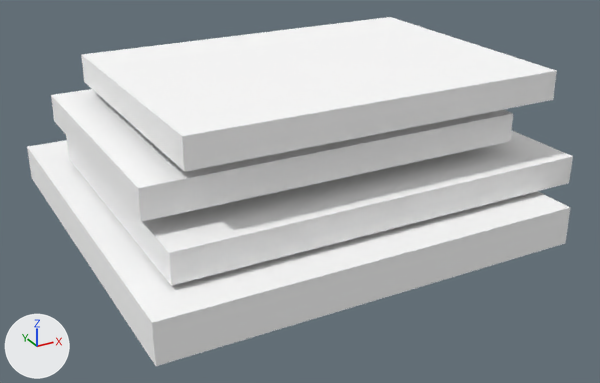
Before and after pictures for a commit that changed the OBJ model src/main/resources/assets/myvillage/models/equipment/forging/bench_helmet_0.obj.
Rendered twice from a 50 mm lens placed at (-0.102, -1.631, 0.585), pointed at (0.497, -0.541, 0.041). Lighting does not change. The marker at lower left points along +X, +Y and +Z. The first picture is the older version. Where no turn or scale is listed for an object, it has been applied to the vertices. Vertices at exactly the same position are counted once.

Names of what the first picture shows: 'bench_helmet_0'.
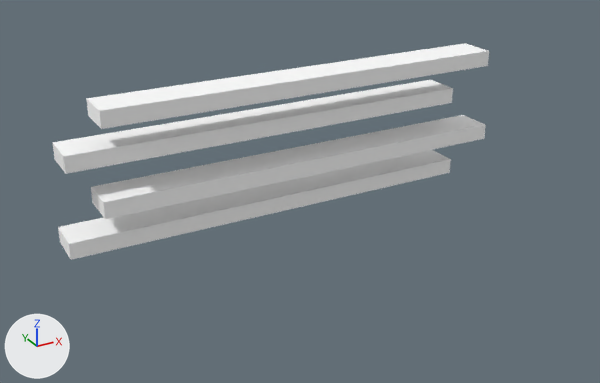
Changed parts and their boxes [x1, y1, x2, y2] in the pictures (600 x 383 px; the box of a moved part takes in the faces that stretch with it):
'bench_helmet_0', reshaped (20% narrower, 38% shorter)
    before: [27, 17, 573, 366]
    after: [52, 43, 489, 260]
part 1 of me_bench_helmet_0, moved or reshaped
    before: [66, 130, 573, 286]
    after: [91, 115, 486, 219]
part 2 of me_bench_helmet_0, moved or reshaped
    before: [51, 89, 513, 222]
    after: [52, 80, 453, 174]
part 3 of me_bench_helmet_0, moved or reshaped
    before: [27, 17, 571, 366]
    after: [58, 43, 489, 260]

The change, as a diff of the scene's bpy script:
```diff
--- a/src/main/resources/assets/myvillage/models/equipment/forging/bench_helmet_0.obj.py
+++ b/src/main/resources/assets/myvillage/models/equipment/forging/bench_helmet_0.obj.py
@@ me_bench_helmet_0 @@
 # used by ob_bench_helmet_0; location = (0.0, 0.0, 0.0)
-me_bench_helmet_0.from_pydata(...)  # 32 vertices, 24 faces; spans x 0.144..0.856, y -0.83..-0.17, z 0.0..0.25
-me_bench_helmet_0.vertices[0].co = (0.144, -0.83, 0.0)  # pixel (155, 366)
-me_bench_helmet_0.vertices[1].co = (0.144, -0.17, 0.0)  # pixel (31, 177)
-me_bench_helmet_0.vertices[2].co = (0.803, -0.17, 0.0)
-me_bench_helmet_0.vertices[3].co = (0.803, -0.83, 0.0)  # pixel (565, 243)
-me_bench_helmet_0.vertices[4].co = (0.144, -0.17, 0.061)  # pixel (27, 146)
-me_bench_helmet_0.vertices[5].co = (0.144, -0.83, 0.061)  # pixel (152, 322)
-me_bench_helmet_0.vertices[6].co = (0.803, -0.83, 0.061)  # pixel (570, 207)
-me_bench_helmet_0.vertices[7].co = (0.803, -0.17, 0.061)
-me_bench_helmet_0.vertices[24].co = (0.223, -0.75, 0.205)  # pixel (184, 171)
-me_bench_helmet_0.vertices[25].co = (0.223, -0.311, 0.205)  # pixel (84, 82)
-me_bench_helmet_0.vertices[26].co = (0.822, -0.311, 0.205)
-me_bench_helmet_0.vertices[27].co = (0.822, -0.75, 0.205)  # pixel (553, 99)
-me_bench_helmet_0.vertices[28].co = (0.223, -0.311, 0.25)  # pixel (81, 54)
-me_bench_helmet_0.vertices[29].co = (0.223, -0.75, 0.25)  # pixel (182, 136)
-me_bench_helmet_0.vertices[30].co = (0.822, -0.75, 0.25)  # pixel (556, 70)
-me_bench_helmet_0.vertices[31].co = (0.822, -0.311, 0.25)  # pixel (390, 17)
+me_bench_helmet_0.from_pydata(...)  # 32 vertices, 24 faces; spans x 0.125..0.875, y -0.547..-0.453, z 0.0..0.23
+# me_bench_helmet_0 part 1: the loose piece of 8 vertices spanning x 0.189..0.856, y -0.773..-0.288, z 0.068..0.114 is scaled about its middle by (1.05, 0.132, 0.58), then moved by (0.002, 0.015, -0.01)
+# me_bench_helmet_0 part 2: the loose piece of 8 vertices spanning x 0.174..0.773, y -0.72..-0.28, z 0.136..0.182 is scaled about its middle by (1.15, 0.146, 0.58), then moved by (0.002, 0.015, -0.01)
+# me_bench_helmet_0 part 3
+me_bench_helmet_0.vertices[0].co = (0.125, -0.517, 0.0)  # pixel (70, 259)
+me_bench_helmet_0.vertices[1].co = (0.125, -0.453, 0.0)  # pixel (60, 242)
+me_bench_helmet_0.vertices[2].co = (0.826, -0.453, 0.0)
+me_bench_helmet_0.vertices[3].co = (0.826, -0.517, 0.0)  # pixel (449, 172)
+me_bench_helmet_0.vertices[4].co = (0.125, -0.453, 0.026)  # pixel (58, 226)
+me_bench_helmet_0.vertices[5].co = (0.125, -0.517, 0.026)  # pixel (68, 243)
+me_bench_helmet_0.vertices[6].co = (0.826, -0.517, 0.026)  # pixel (450, 159)
+me_bench_helmet_0.vertices[7].co = (0.826, -0.453, 0.026)
+me_bench_helmet_0.vertices[24].co = (0.182, -0.547, 0.204)  # pixel (101, 129)
+me_bench_helmet_0.vertices[25].co = (0.182, -0.483, 0.204)  # pixel (88, 116)
+me_bench_helmet_0.vertices[26].co = (0.867, -0.483, 0.204)
+me_bench_helmet_0.vertices[27].co = (0.867, -0.547, 0.204)  # pixel (487, 66)
+me_bench_helmet_0.vertices[28].co = (0.182, -0.483, 0.23)  # pixel (86, 98)
+me_bench_helmet_0.vertices[29].co = (0.182, -0.547, 0.23)  # pixel (99, 110)
+me_bench_helmet_0.vertices[30].co = (0.867, -0.547, 0.23)  # pixel (489, 51)
+me_bench_helmet_0.vertices[31].co = (0.867, -0.483, 0.23)  # pixel (465, 43)
 me_bench_helmet_0.materials.append(mat_m0)
```
